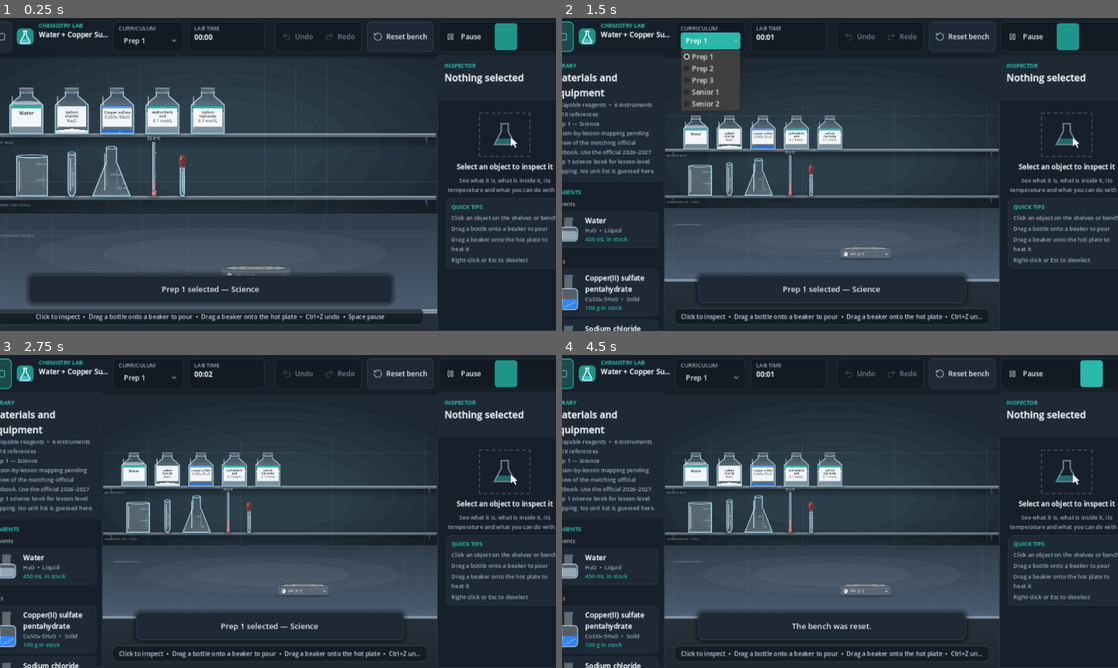
Above: before the commit, frames 1-4 (two rows, left to right).
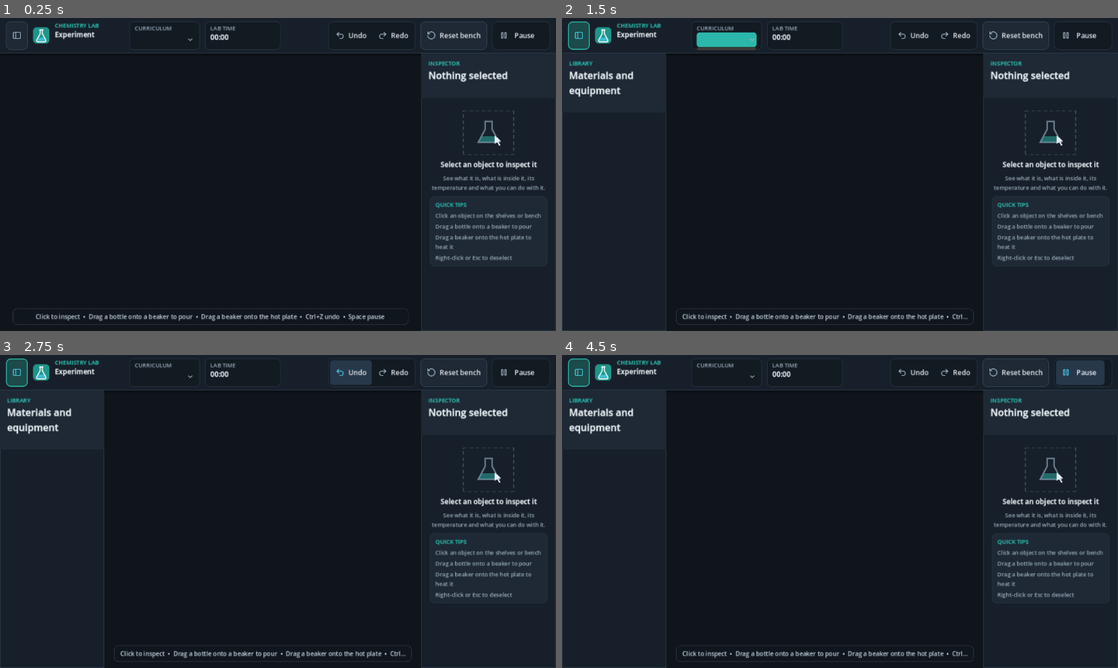
Above: after the commit, the same moments.

Repository: KareemMohammadeen/chemistry-lab-2d
Game: Godot game, scene res://scenes/main.tscn
Same seed, same stepped clock (60 frames per second), same inputs: the game is played once before the commit and once after it.
Inputs (mouse positions are in pixels of both pictures, inside the frame that each line leads up to; where the layout moved, square brackets give the same spot in the first picture):
- Up to frame 1 (0.25 s): no input
- Up to frame 2 (1.5 s): click (578, 36) [562, 36] at 0.5 s; click (728, 39) [712, 39] at 1.25 s
- Up to frame 3 (2.75 s): click (350, 373) at 2 s, where only the run after the commit has a clickable "Undo"
- Up to frame 4 (4.5 s): click (956, 373) at 2.75 s, where only the run after the commit has a clickable "Redo"; click (1067, 373) at 3.52 s; click (1090, 373) at 4.27 s

The runs differ from the first frame. In frame 1, 66% of the frame differs, in the area x 0-100%, y 1-100%; in frame 2, 52%; in frame 3, 52%; in frame 4, 52%.

Commit message:
Start the app in the safe classroom demonstration setup

Diff:
--- a/scripts/core/main.gd
+++ b/scripts/core/main.gd
@@ -4,7 +4,7 @@
 
 ## Smallest window that still shows the whole laboratory legibly.
 const MIN_WINDOW_SIZE := Vector2i(960, 540)
-const SETUP_PATH := "res://data/setups/first_demo.json"
+const SETUP_PATH := "res://data/setups/classroom_demo.json"
 ## Window size the interface is designed at (project stretch base) and the smallest effective
 ## scale text may shrink to: below it the interface is enlarged so fonts stay readable.
 const DESIGN_SIZE := Vector2(1920.0, 1080.0)
